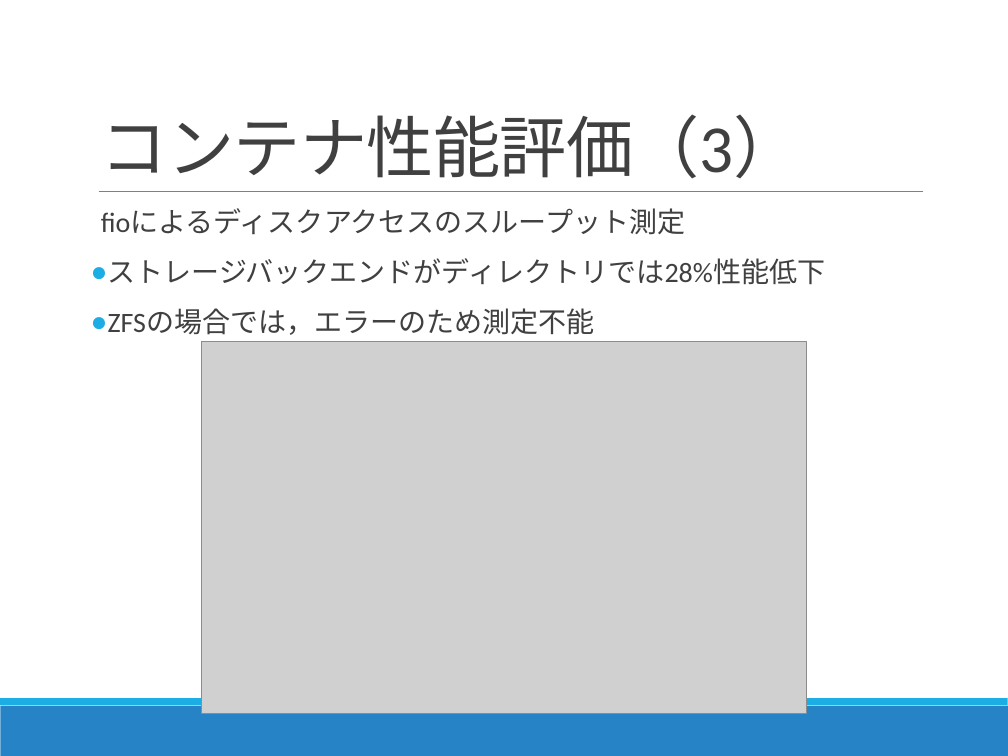
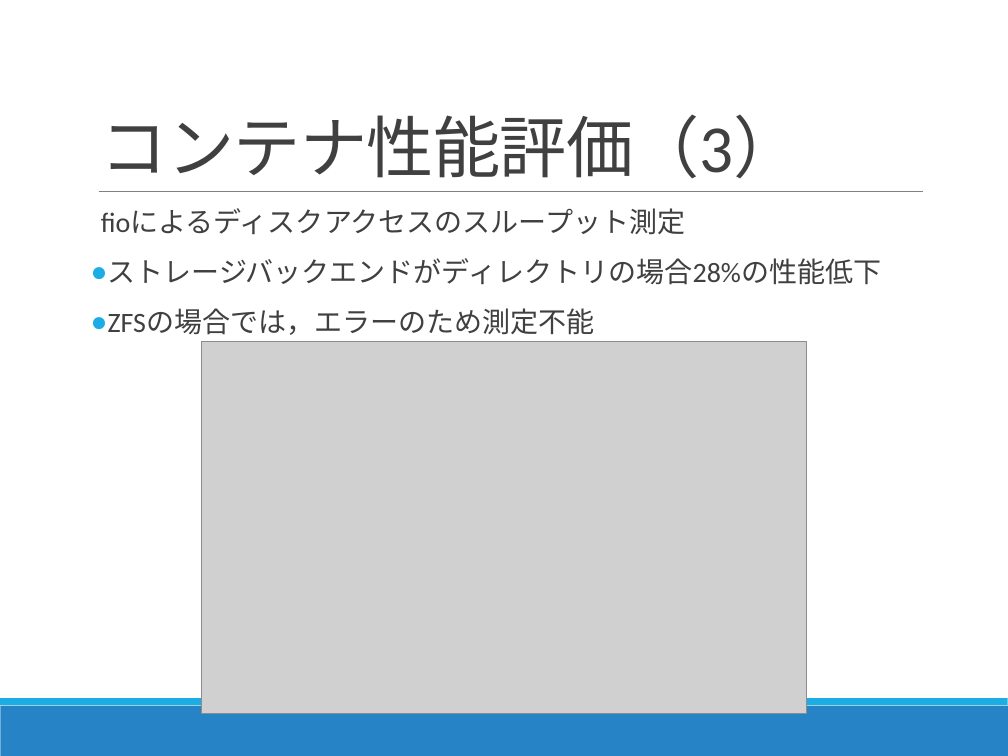
Before and after one commit to Kota0823/Document, a slide deck: slide 30 of 輪講2019-1_鈴木洸太.pptx (slide 29 before the commit). Drawn at 1008x756 pixels with LibreOffice and Linux fonts; fonts in the diff are those of the drawing; grey boxes stand for pictures. Boxes give left, top, right and bottom in pixels: in the first picture for what was removed or moved away, otherwise in the second. Text is boxed around its words. In the diff, an @@ line names an element or a change of style, - is before the commit and + after.

```diff
--- a/輪講2019-1_鈴木洸太.pptx
+++ b/輪講2019-1_鈴木洸太.pptx
@@ text at [108, 258, 882, 285]: text changed @@
-● ストレージバックエンドがディレクトリでは28%性能低下
+● ストレージバックエンドがディレクトリの場合28%の性能低下
```
Also in this commit, not shown: 11 other slides changed, 1 slide added, 8 other files.
